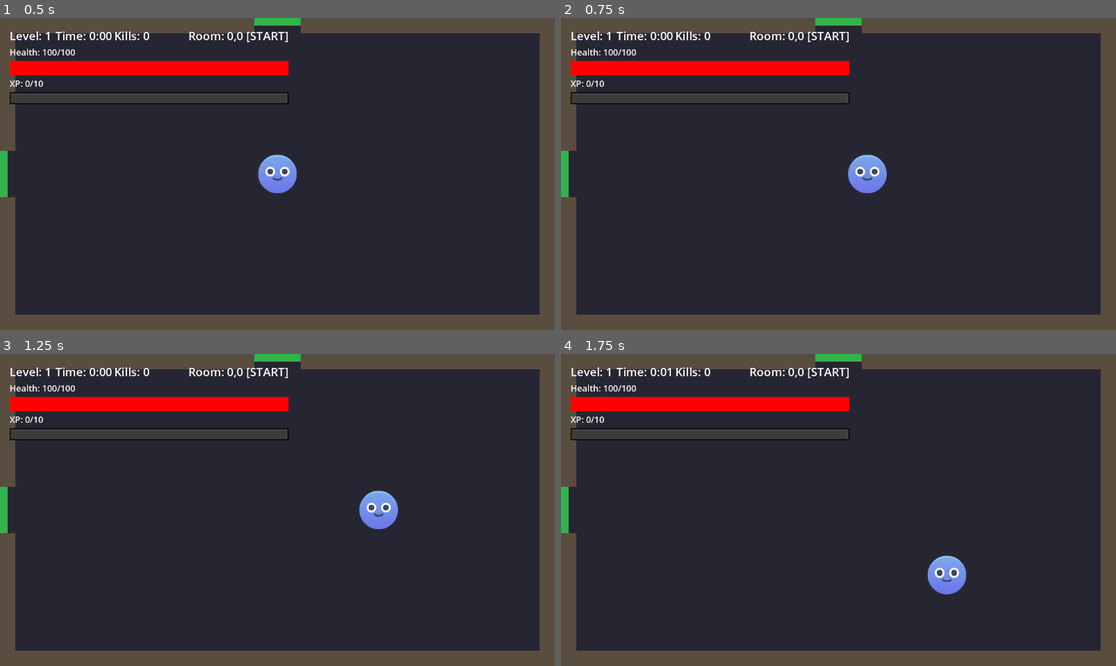
Above: before the commit, frames 1-4 (two rows, left to right).
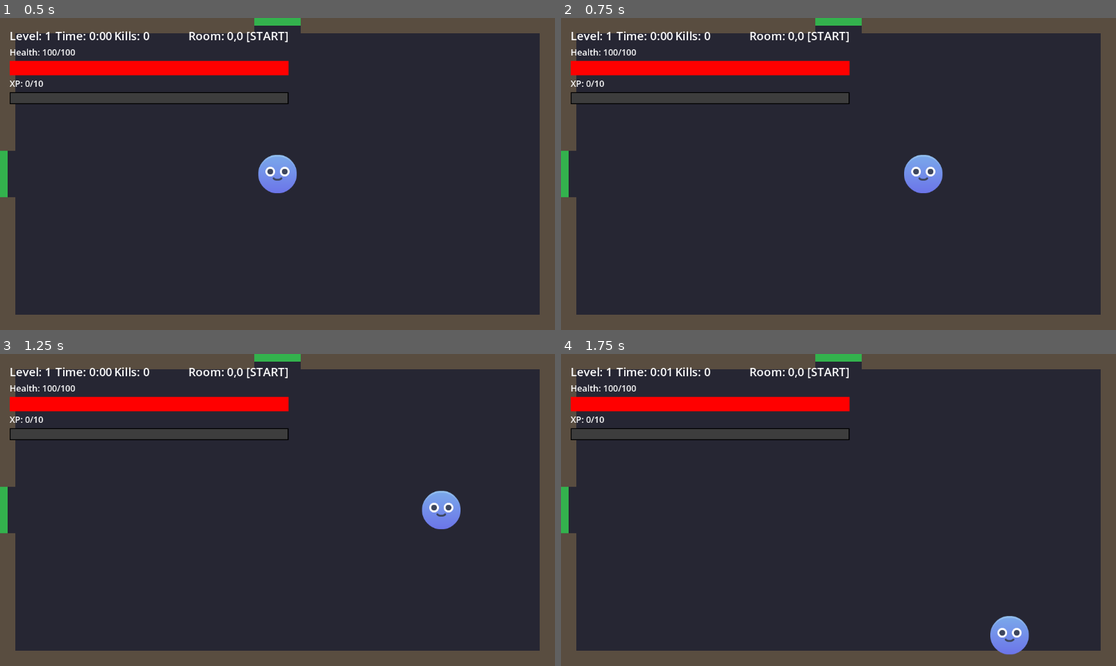
Above: after the commit, the same moments.

Repository: MavyEP/NodeBuster
Game: Godot game, scene res://scenes/game/Game.tscn
Same seed, same stepped clock (60 frames per second), same inputs: the game is played once before the commit and once after it.
Inputs:
- Up to frame 1 (0.5 s): no input
- Up to frame 2 (0.75 s): hold D (move_right) from 0.53 s (still down); tap Space (dash, bound only after the commit) at 0.6 s
- Up to frame 3 (1.25 s): keep holding D (move_right)
- Up to frame 4 (1.75 s): release D (move_right) at 1.28 s; hold S (move_down) from 1.28 s (still down); tap Space (dash, bound only after the commit) at 1.35 s

Frame 1 is identical in both runs. In frame 2, 1.4% of the frame differs, in the area x 51-69%, y 43-57%; in frame 3, 1.4%; in frame 4, 1.4%, in the area x 66-85%, y 64-97%.

Commit message:
added a dash mechanics

Diff:
--- a/project.godot
+++ b/project.godot
@@ -48,6 +48,11 @@
 "events": [Object(InputEventKey,"resource_local_to_scene":false,"resource_name":"","device":-1,"window_id":0,"alt_press …(192 unchanged characters)…
 ]
 }
+dash={
+"deadzone": 0.2,
+"events": [Object(InputEventKey,"resource_local_to_scene":false,"resource_name":"","device":-1,"window_id":0,"alt_pressed":false,"shift_pressed":false,"ctrl_pressed":false,"meta_pressed":false,"pressed":false,"keycode":0,"physical_keycode":32,"key_label":0,"unicode":32,"location":0,"echo":false,"script":null)
+]
+}
 
 [layer_names]
 
--- a/scripts/player/PlayerController.gd
+++ b/scripts/player/PlayerController.gd
@@ -6,6 +6,23 @@
 
 var is_alive: bool = true
 
+# --- DASH SETTINGS ---
+@export var dash_distance: float = 140.0
+@export var dash_duration: float = 0.12
+@export var dash_cooldown: float = 0.35
+
+# Set this to the physics layer(s) your walls are on.
+# Example: if walls are on layer 1 -> 1 << 0
+#          if walls are on layer 2 -> 1 << 1
+@export var dash_wall_mask: int = 1 << 0
+
+var _last_move_dir: Vector2 = Vector2.RIGHT
+var _is_dashing: bool = false
+var _dash_time_left: float = 0.0
+var _dash_cooldown_left: float = 0.0
+var _dash_velocity: Vector2 = Vector2.ZERO
+
+
 func _ready():
 	# Register with GameManager
 	GameManager.player = self
@@ -13,11 +30,8 @@
 
 	# Sync stats with components FIRST
 	if stats_component and health_component:
-		# Set health from stats
 		health_component.max_health = stats_component.max_health
 		health_component.current_health = stats_component.max_health
-
-		# Emit initial health signal for UI
 		health_component.health_changed.emit(health_component.current_health, health_component.max_health)
 
 	# Connect to health component signals
@@ -26,18 +40,43 @@
 
 	print("Player ready!")
 
+
 func _physics_process(delta):
 	if not is_alive:
+		return
+
+	# Cooldowns tick
+	_dash_cooldown_left = max(0.0, _dash_cooldown_left - delta)
+
+	# If dashing, override normal movement
+	if _is_dashing:
+		_dash_time_left -= delta
+		velocity = _dash_velocity
+		move_and_slide()
+
+		if _dash_time_left <= 0.0:
+			_is_dashing = false
 		return
 
 	# Get input direction
 	var input_direction = Input.get_vector("move_left", "move_right", "move_up", "move_down")
 
-	# Use move_speed from stats
+	# Remember last non-zero move direction (used when dashing from standstill)
+	if input_direction.length() > 0.01:
+		_last_move_dir = input_direction.normalized()
+
+	# Dash input (press)
+	if Input.is_action_just_pressed("dash"):
+		_try_dash(input_direction)
+		# If dash started, skip normal movement this frame
+		if _is_dashing:
+			velocity = _dash_velocity
+			move_and_slide()
+			return
+
+	# Normal movement
 	var current_speed = stats_component.move_speed if stats_component else 300.0
 	velocity = input_direction * current_speed
-
-	# Move the player
 	move_and_slide()
 
 
@@ -49,9 +88,53 @@
 	if stats_component.health_regen_per_second > 0:
 		health_component.heal(stats_component.health_regen_per_second * delta)
 
+
+func _try_dash(input_direction: Vector2) -> void:
+	if _dash_cooldown_left > 0.0:
+		return
+
+	var dir := input_direction
+	if dir.length() < 0.01:
+		dir = _last_move_dir
+	dir = dir.normalized()
+
+	# Clamp dash distance if a wall is in front
+	var allowed_dist := _get_allowed_dash_distance(dir, dash_distance)
+	if allowed_dist < 4.0:
+		return # basically blocked / hugging a wall
+
+	_is_dashing = true
+	_dash_time_left = dash_duration
+	_dash_cooldown_left = dash_cooldown
+
+	var dash_speed := allowed_dist / dash_duration
+	_dash_velocity = dir * dash_speed
+
+
+func _get_allowed_dash_distance(dir: Vector2, desired_dist: float) -> float:
+	var from := global_position
+	var to := global_position + dir * desired_dist
+
+	var query := PhysicsRayQueryParameters2D.create(from, to)
+	query.collision_mask = dash_wall_mask
+	query.exclude = [self]
+	query.hit_from_inside = true
+
+	var result := get_world_2d().direct_space_state.intersect_ray(query)
+	if result.is_empty():
+		return desired_dist
+
+	var hit_pos: Vector2 = result.position
+	var dist := from.distance_to(hit_pos)
+
+	# Keep a small margin so we don't end inside the wall
+	return max(0.0, dist - 6.0)
+
+
 func take_damage(amount: float):
 	if health_component:
 		health_component.take_damage(amount)
+
 
 func _on_died():
 	is_alive = false
@@ -59,6 +142,7 @@
 	GameManager.end_game()
 	modulate.a = 0.5
 
+
 # Helper for abilities to get stats
 func get_stat(stat_name: String) -> float:
 	if stats_component:
